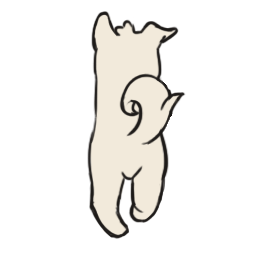
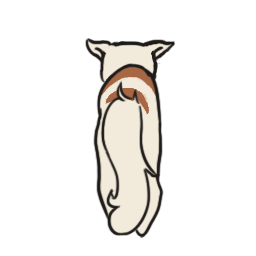
Layer changes from the first 256 x 256 image to the second:
added group "Cat Lines" (1st of 2) with 4 layers above "Stripe" over [85, 38, 180, 239]
added layer "Layer 35" (1st of 2, in "Cat Lines") in group "Cat Lines" over [85, 38, 175, 239]
added layer "Layer 34" (1st of 3, in "Cat Lines") in group "Cat Lines" over [85, 38, 171, 239]
added layer "Layer 34" (2nd of 3, in "Cat Lines") in group "Cat Lines" over [86, 38, 180, 239]
added layer "Cat Lines" (2nd of 2, in "Cat Lines") in group "Cat Lines" over [85, 38, 175, 239]
added group "Stripe" with 4 layers above "Cat color" over [98, 63, 164, 116]
added layer "Layer 42" in group "Stripe" over [100, 64, 164, 113]
added layer "Layer 41" in group "Stripe" over [98, 64, 159, 114]
added layer "Layer 40" in group "Stripe" over [99, 63, 159, 114]
added layer "Layer 37" in group "Stripe" over [99, 63, 159, 116]
added group "Cat color" with 4 layers above "Cat Roughs" over [85, 40, 173, 238]
added layer "Layer 36" (1st of 2, in "Cat color") in group "Cat color" over [88, 41, 173, 238]
added layer "Layer 35" (2nd of 2, in "Cat color") in group "Cat color" over [85, 40, 169, 236]
added layer "Layer 34" (3rd of 3, in "Cat color") in group "Cat color" over [88, 41, 173, 238]
added layer "Layer 36" (2nd of 2, in "Cat color") in group "Cat color" over [87, 41, 173, 235]
moved "Lines" into group "Dog as ref" over [85, 11, 186, 239]
moved "Color" into group "Dog as ref" over [85, 12, 185, 239]
